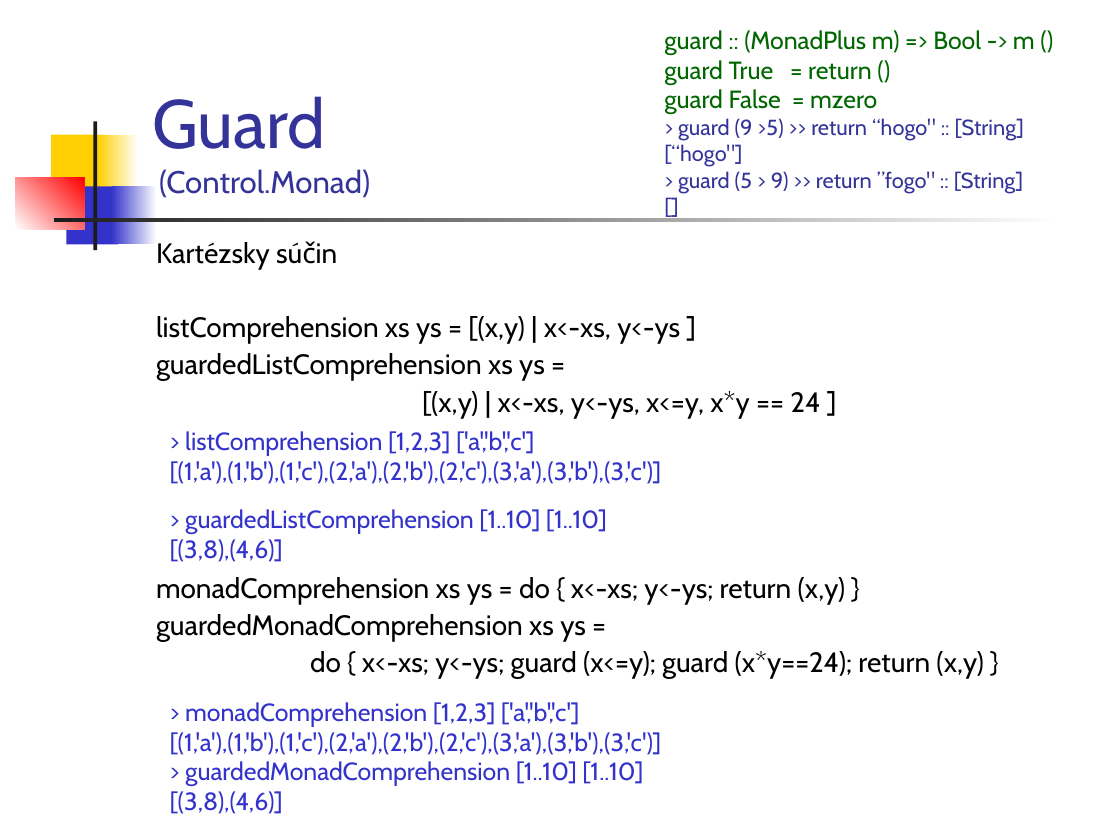
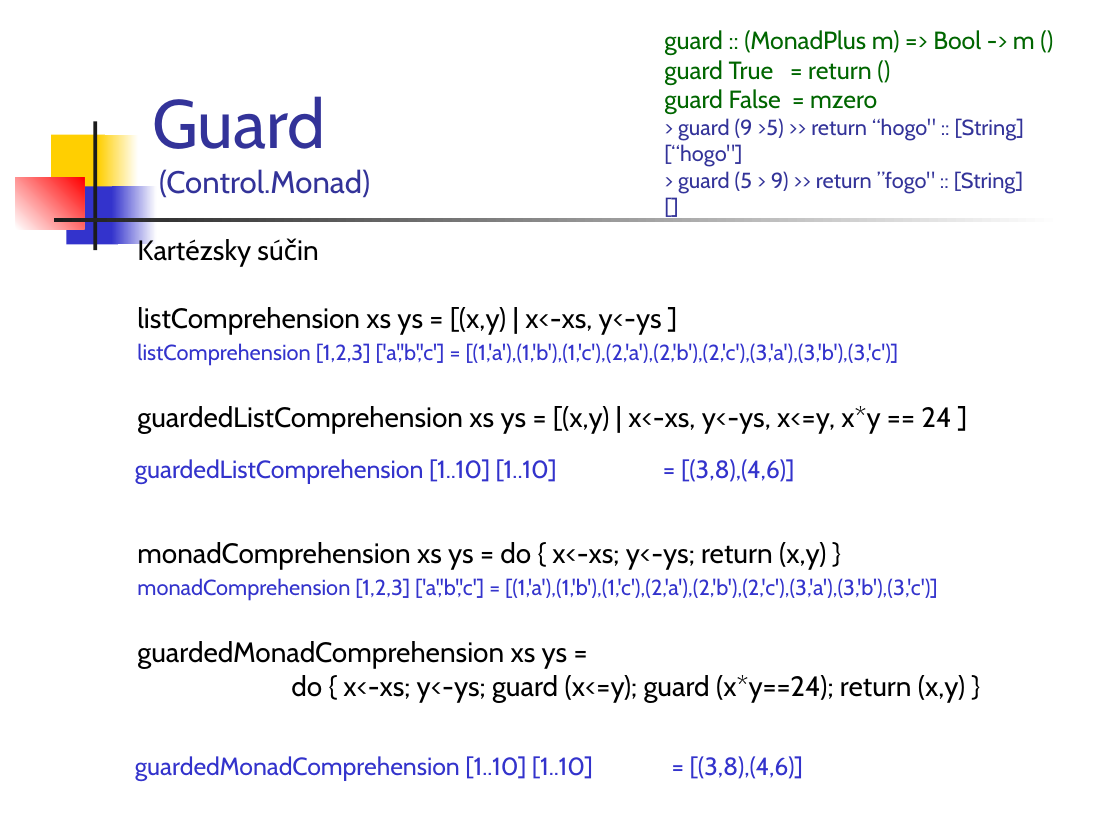
Before and after one commit to Funkcionalne/Prednasky, a slide deck: slide 15 of 12/12_fpro.ppt (slide 11 before the commit). Drawn at 1120x840 pixels with LibreOffice and Linux fonts; fonts in the diff are those of the drawing. Boxes give left, top, right and bottom in pixels: in the first picture for what was removed or moved away, otherwise in the second. Text is boxed around its words. In the diff, an @@ line names an element or a change of style, - is before the commit and + after.

```diff
--- a/12/12_fpro.ppt
+++ b/12/12_fpro.ppt
@@ text "Kartézsky súčin": place and size @@
-text "Kartézsky súčin" at (156,242,983,679)
+text "Kartézsky súčin" at (137,236,965,702)
@@ text at (137,236,965,702): line spacing 0.9 to 0.8 @@
@@ text at (137,343,951,434): text changed; size 18 to 14 pt; text colour #000000 to #3333CC @@
-guardedListComprehension xs ys =
-[(x,y) | x<-xs, y<-ys, x<=y, x*y == 24 ]
+listComprehension [1,2,3] ['a','b','c'] = [(1,'a'),(1,'b'),(1,'c'),(2,'a'),(2,'b'),(2,'c'),(3,'a'),(3,'b'),(3,'c')]
+guardedListComprehension xs ys = [(x,y) | x<-xs, y<-ys, x<=y, x*y == 24 ]
@@ text at (135,459,794,484): text changed @@
-> listComprehension [1,2,3] ['a','b','c']
-[(1,'a'),(1,'b'),(1,'c'),(2,'a'),(2,'b'),(2,'c'),(3,'a'),(3,'b'),(3,'c')]
-> guardedListComprehension [1..10] [1..10]
-[(3,8),(4,6)]
+guardedListComprehension [1..10] [1..10] = [(3,8),(4,6)]
@@ text at (137,578,938,601): paragraph added @@
+monadComprehension [1,2,3] ['a','b','c'] = [(1,'a'),(1,'b'),(1,'c'),(2,'a'),(2,'b'),(2,'c'),(3,'a'),(3,'b'),(3,'c')]
@@ text at (135,756,803,780): text changed @@
-> monadComprehension [1,2,3] ['a','b','c']
-[(1,'a'),(1,'b'),(1,'c'),(2,'a'),(2,'b'),(2,'c'),(3,'a'),(3,'b'),(3,'c')]
-> guardedMonadComprehension [1..10] [1..10]
-[(3,8),(4,6)]
+guardedMonadComprehension [1..10] [1..10] = [(3,8),(4,6)]
```
Also in this commit, not shown: 11 other slides changed, 8 slides added, 9 other files.
